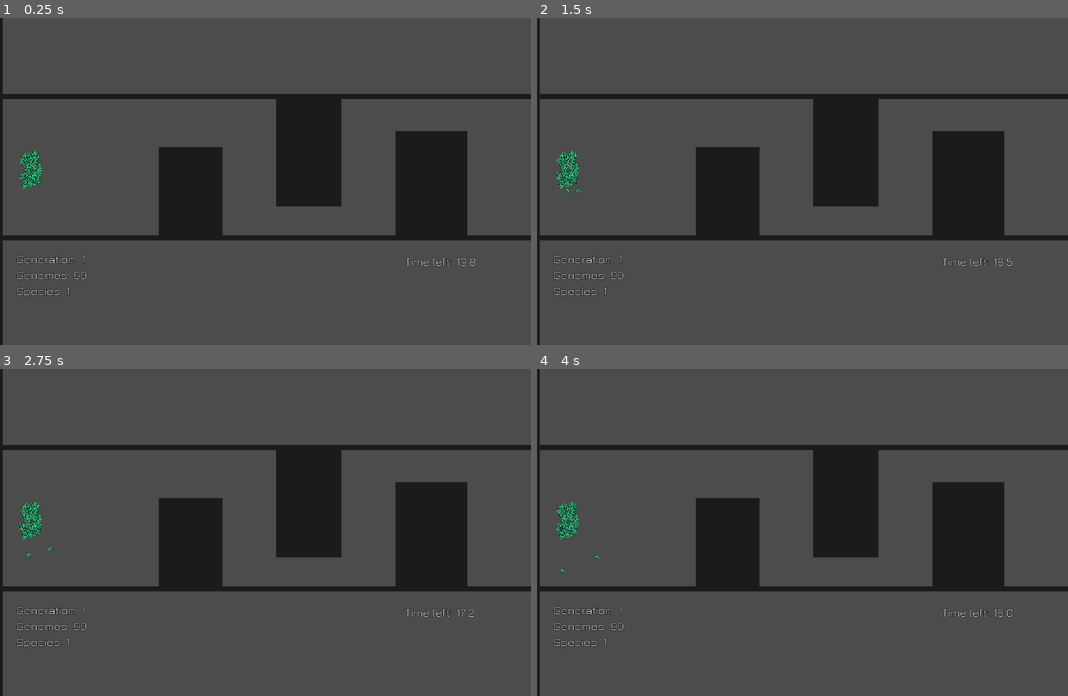
Above: before the commit, frames 1-4 (two rows, left to right).
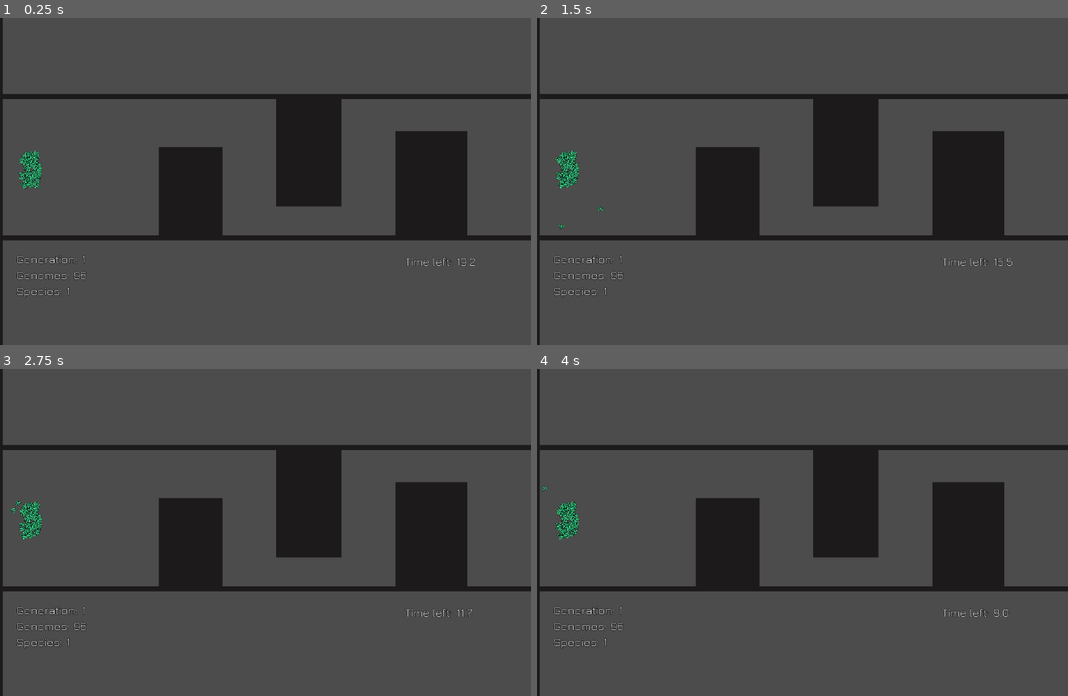
Above: after the commit, the same moments.

Repository: a0x77ry/plasmata
Game: Godot game, scene res://level1.tscn
Two runs of this game, one before a commit and one after it. Both use one fixed random seed, a clock stepped at 60 frames per second and the inputs below.
Inputs:
- Up to frame 1 (0.25 s): no input
- Up to frame 2 (1.5 s): tap Enter (ui_accept) at 0.5, 0.77 s
- Up to frame 3 (2.75 s): tap Enter (ui_accept) at 1.52, 2 s
- Up to frame 4 (4 s): tap Enter (ui_accept) at 3.02, 3.5, 3.77 s

The runs differ from the first frame. In frame 1, 0.1% of the frame differs, in the area x 3-90%, y 41-80%; in frame 2, 0.2%; in frame 3, 0.2%; in frame 4, 0.2%, in the area x 1-90%, y 35-80%.

Commit message:
Fix target population bug. Better in-species selection

Diff:
--- a/scripts/level1.gd
+++ b/scripts/level1.gd
@@ -64,7 +64,7 @@
       init_population()
       return
     # population.next_generation(agents_alive)
-    population.next_generation(agents_alive, agents.size())
+    population.next_generation(agents_alive)
     number_of_agents = population.genomes.size()
     for agent in agents_alive:
       agent.queue_free()
--- a/scripts/main.gd
+++ b/scripts/main.gd
@@ -7,6 +7,7 @@
 
 
 func _ready():
+  Engine.time_scale = 3
   get_level()
 
 
--- a/scripts/population.gd
+++ b/scripts/population.gd
@@ -3,7 +3,7 @@
 const C1 := 0.5
 const C2 := 0.5
 const C3 := 0.4
-const dt := 0.35 # distance
+const dt := 0.45 # distance
 
 const Species = preload("res://scripts/species.gd")
 const Genome = preload("res://scripts/genome.gd")
@@ -36,6 +36,17 @@
     new_genome.init_io_nodes(input_names, output_names)
     # new_genome.gen_num = 0
     genomes.append(new_genome)
+
+
+# Changes genomes to the next generation
+func next_generation(agents: Array):
+  initialize_genomes_with_fitness(agents) # Initializes genomes array with fitness values only
+  speciate() # Categorizes genomes into species
+  share_fitness_all_species() # Fills the adjusted_fitness in all genomes
+  select_in_all_species(target_population) # Fills the parent_genomes in all species, calcs avg_fitness
+  genomes = crossover_all_species()
+  mutate_all_genomes()
+  increment_generation()
 
 
 # Initializes genomes array with fitness values only
@@ -48,17 +59,6 @@
   genomes = _genomes.duplicate()
 
 
-# Changes genomes to the next generation
-func next_generation(agents: Array, original_agents_num: int):
-  initialize_genomes_with_fitness(agents) # Initializes genomes array with fitness values only
-  speciate() # Categorizes genomes into species
-  share_fitness_all_species() # Fills the adjusted_fitness in all genomes
-  select_in_all_species(original_agents_num) # Fills the parent_genomes in all species, calcs avg_fitness
-  genomes = crossover_all_species()
-  mutate_all_genomes()
-  increment_generation()
-
-
 func mutate_all_genomes():
   for genome in genomes:
     genome.mutate()
@@ -108,8 +108,14 @@
   for sp in species:
     if sp.parent_genomes.size() == 0 || sp.members.size() == 0:
       species_to_erase.append(sp)
+  if species_to_erase.size() == species.size():
+    breakpoint
+  if species_to_erase.size() > 1:
+    print("Species to erase: %s" % species_to_erase.size())
   for sp_to_erase in species_to_erase:
     if species.size() > 0:
+      for member in sp_to_erase.members:
+        member.gen_num = -1
       species.erase(sp_to_erase) # remove any species with zero members or parent members
 
 func fill_parent_genomes():
@@ -209,7 +215,14 @@
       var compatibility_distance = ((C1 * excess_genes_num) / N) \
           + ((C2 * disjoint_genes_num) / N) \
           + (C3 * avg_weight_diff)
-      if compatibility_distance < dt && compatibility_distance < closest_species["cd"]: # && genome.gen_num == sp.creation_gen:
+      # if compatibility_distance < dt && compatibility_distance < closest_species["cd"] && !(genome.gen_num == sp.creation_gen):
+      #   print("gen_num = %s, creation_gen = %s" % [genome.gen_num, sp.creation_gen])
+      if genome.gen_num == -1:
+        print("It's -1")
+      if species.size() > 14:
+        print("Species: more than 14")
+      if compatibility_distance < dt && compatibility_distance < closest_species["cd"] \
+            && (genome.gen_num == sp.creation_gen || genome.gen_num == -1): # -1 means these are orphaned genomes
         is_different_species = false
         closest_species = {"species": sp, "cd": compatibility_distance}
         # break # we don't want a genome to belong to 2 different species
--- a/scripts/species.gd
+++ b/scripts/species.gd
@@ -5,6 +5,8 @@
 const SELECTION_RATE = 0.3
 const CROSSOVER_RATE = 0.75
 const DISABLED_LINK_SELECTION_RATE = 0.75
+const TOP_GENOMES_RATE = 1
+const INSPECIES_SELECTION_BIAS = 50
 
 const Genome = preload("res://scripts/genome.gd")
 const InputNode = preload("res://scripts/genome.gd").InputNode
@@ -79,7 +81,7 @@
 
   var top_members = []
   members.sort_custom(GenomeSorter, "sort_ascenting")
-  var top_num = max(1, int(round(members.size() * 0.5)))
+  var top_num = max(1, int(round(members.size() * TOP_GENOMES_RATE)))
   for i in range(1, top_num + 1):
     top_members.append(members[-i])
 
@@ -101,29 +103,48 @@
 
 func crossover():
   var crossovered_genomes = []
-  var one_extra_genome := false
+  # var one_extra_genome := false
   if parent_genomes.size() == 0:
     return []
   elif parent_genomes.size() % 2 != 0:
     parent_genomes.append(parent_genomes[0]) # add a genome to become even
-    one_extra_genome = true
-  var number_of_offspring_each_couple = int(round(1.0 / SELECTION_RATE) * 2.0)
-  var total_species_offspring_with_extra_genome = number_of_offspring_each_couple * (parent_genomes.size() - 1)
-  if one_extra_genome:
-    number_of_offspring_each_couple = int(round(total_species_offspring_with_extra_genome / parent_genomes.size()))
+    # one_extra_genome = true
+  # var number_of_offspring_each_couple = int(round(1.0 / SELECTION_RATE) * 2.0)
+  # var total_species_offspring_with_extra_genome = number_of_offspring_each_couple * (parent_genomes.size() - 1)
+  # if one_extra_genome:
+  #   number_of_offspring_each_couple = int(round(total_species_offspring_with_extra_genome / parent_genomes.size()))
+  # Calculate total biased fitness of parent genomes
+  var bias = INSPECIES_SELECTION_BIAS
+  var total_biased_fitness := 0
+  for parent_genome in parent_genomes:
+    total_biased_fitness += parent_genome.fitness + bias
+  var couple_size_multiplier := floor(1.0 / SELECTION_RATE)
+  var couple_size_total_remainder := 0.0
   # Crossover couples of parent_genomes in crossovered_genomes
   for i in range(0, parent_genomes.size(), 2):
-    var couple_genomes
+    var couple_genomes = []
+    var noff := 0
+    var c_indices = []
+
     if i == 0:
-      couple_genomes = [parent_genomes[i], parent_genomes[i]]
+      c_indices = [i, i]
     else:
-      couple_genomes = [parent_genomes[i-2], parent_genomes[i-1]]
+      c_indices = [i-2, i-1]
+    couple_size_total_remainder += fmod(1.0, SELECTION_RATE)
+    couple_size_multiplier += floor(couple_size_total_remainder)
+    couple_size_total_remainder -= floor(couple_size_total_remainder)
+    couple_genomes = [parent_genomes[c_indices[0]], parent_genomes[c_indices[1]]]
+    noff = int(((parent_genomes[c_indices[0]].fitness + parent_genomes[c_indices[1]].fitness + 2*bias) / total_biased_fitness) \
+        * (parent_genomes.size() * couple_size_multiplier))
     var couple_crossovered_genomes = []
     if random.randf() < CROSSOVER_RATE:
+      # couple_crossovered_genomes = couple_crossover(couple_genomes,
+      #     number_of_offspring_each_couple)
       couple_crossovered_genomes = couple_crossover(couple_genomes,
-          number_of_offspring_each_couple)
+          noff)
     else:
-      for c in number_of_offspring_each_couple:
+      # for c in number_of_offspring_each_couple:
+      for c in noff:
         var genome_to_append = couple_genomes[c % 2]
         genome_to_append.fitness = 0.0
         couple_crossovered_genomes.append(genome_to_append)
Not shown, changed: export_presets.cfg
